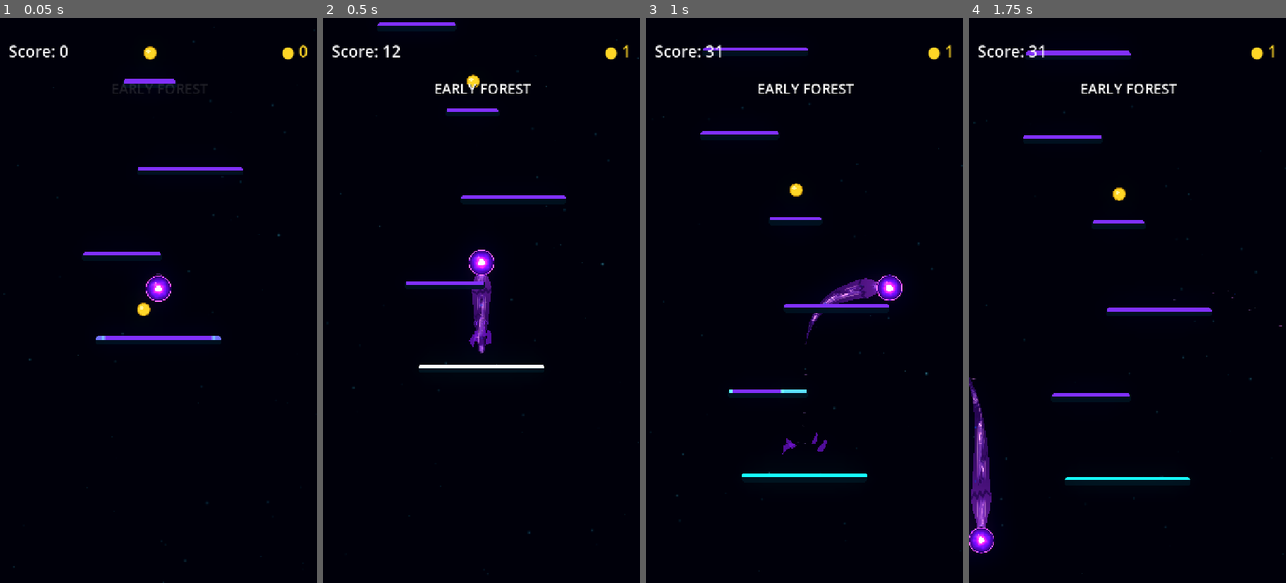
Above: before the commit, frames 1-4 (left to right).
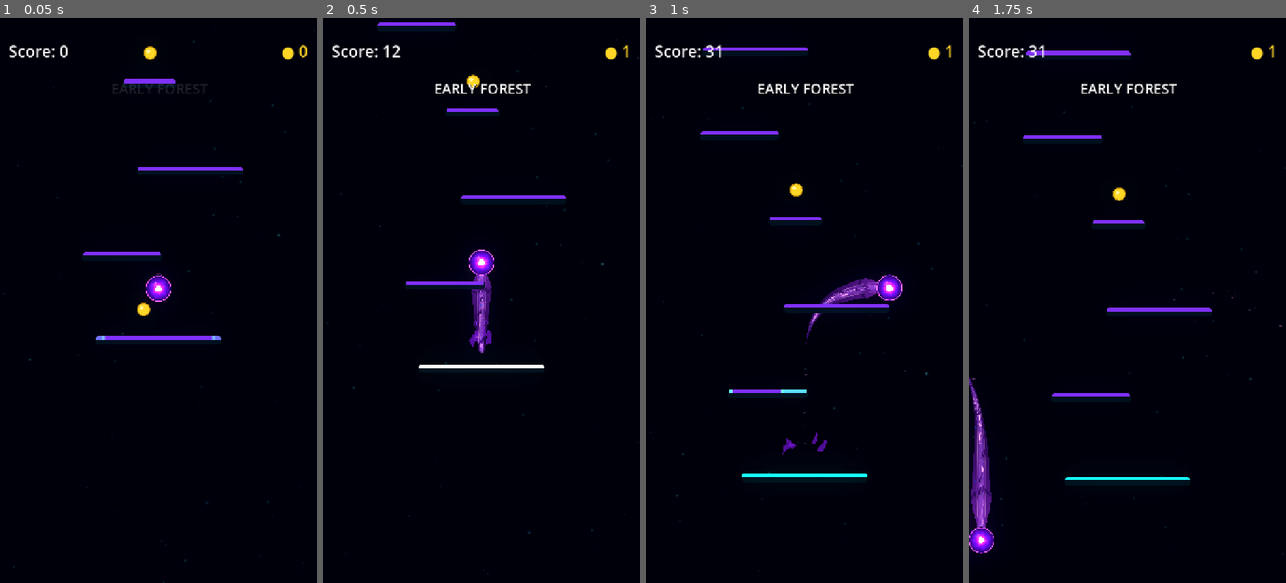
Above: after the commit, the same moments.

Repository: Kryodo/TowerJump
Game: Godot game, scene res://scenes/main.tscn
Same seed, same stepped clock (60 frames per second), same inputs: the game is played once before the commit and once after it.
Inputs (mouse positions are in pixels of both pictures, inside the frame that each line leads up to):
- Up to frame 1 (0.05 s): no input
- Up to frame 2 (0.5 s): no input
- Up to frame 3 (1 s): move the mouse to (874, 272) at 0.52 s; hold Right (ui_right) from 0.53 s (still down); click (874, 272) at 0.67 s
- Up to frame 4 (1.75 s): release Right (ui_right) at 1.25 s; drag from (1064, 328) to (1117, 193) at 1.27 s

Frame 1 is identical in both runs. In frame 2, less than 0.1% of the frame differs, in the area x 48-52%, y 46-59%; in frame 3, 0.1%; in frame 4, 0.2%, in the area x 0-6%, y 63-87%.

Commit message:
Wire shared fissure parameters to inner energy

Diff:
--- a/scripts/ball_trail.gd
+++ b/scripts/ball_trail.gd
@@ -403,6 +403,13 @@
 		body_material.set_shader_parameter("crack_width_scale", 1.8)
 	if _surface_fragment_material != null:
 		_surface_fragment_material.set_shader_parameter("shedding_amount", shedding_strength)
+
+	if not energy_mask_diagnostic_mode:
+		var energy_material := _energy_line.material as ShaderMaterial
+		if energy_material != null:
+			energy_material.set_shader_parameter("shedding_amount", shedding_strength)
+			energy_material.set_shader_parameter("crack_along_scale", along_scale)
+			energy_material.set_shader_parameter("crack_width_scale", 1.8)
 
 	if energy_mask_diagnostic_mode:
 		var energy_diagnostic_material := _energy_line.material as ShaderMaterial
